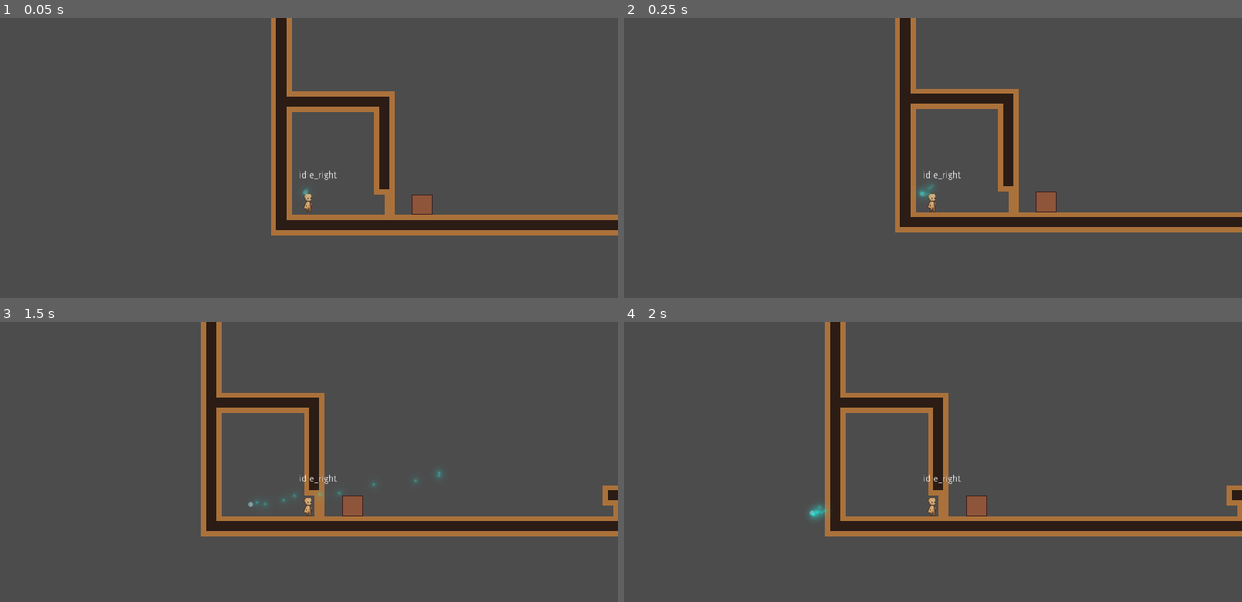
Above: before the commit, frames 1-4 (two rows, left to right).
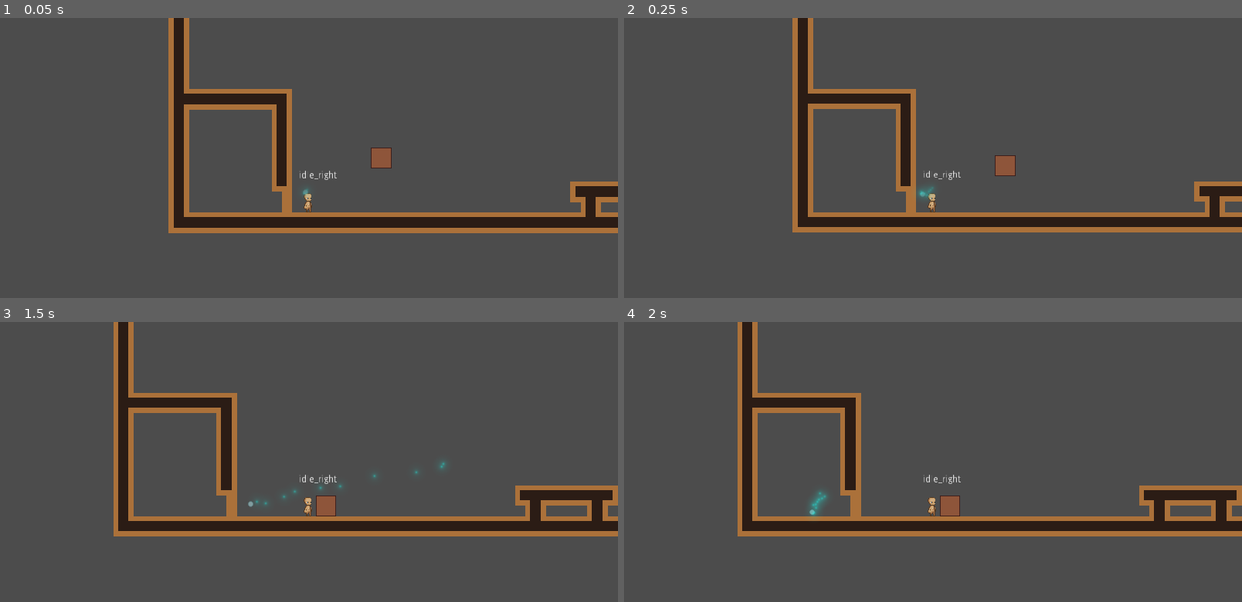
Above: after the commit, the same moments.

Repository: Sleeping-Robot-Games/tiny-human
Game: Godot game, scene res://levels/demo/home.tscn
The game is run twice, just before and just after one commit, with the same random seed, the same clock (stepped at 60 frames per second) and the same inputs.
Inputs (mouse positions are in pixels of both pictures, inside the frame that each line leads up to):
- Up to frame 1 (0.05 s): no input
- Up to frame 2 (0.25 s): no input
- Up to frame 3 (1.5 s): move the mouse to (444, 478) at 0.52 s; hold Right (move_right) 0.53-1.28 s; tap Space (jump) at 0.77 s; move the mouse to (185, 512) at 1.27 s; hold Down (move_down) from 1.28 s (still down)
- Up to frame 4 (2 s): keep holding Down (move_down); tap Space (jump) at 1.52 s

The runs differ from the first frame. In frame 1, 11% of the frame differs, in the area x 27-100%, y 0-78%; in frame 2, 9.1%; in frame 3, 11%; in frame 4, 11%.

Commit message:
Box is better at being pushed

Diff:
--- a/characters/player/player.gd
+++ b/characters/player/player.gd
@@ -49,7 +49,7 @@
 	for i in get_slide_count():
 		var collision = get_slide_collision(i)
 		if collision.collider is MovableBox: ## TODO: Maybe use groups here
-			collision.collider.apply_central_impulse(-collision.normal * 2)
+			collision.collider.apply_central_impulse(-collision.normal * push)
 
 	var was_grounded = is_grounded
 	is_grounded = _check_is_grounded()
--- a/levels/demo/home.tscn
+++ b/levels/demo/home.tscn
@@ -14,9 +14,10 @@
 tile_data = PoolIntArray( -786411, 0, 15, -786410, 0, 524299, -786409, 0, 393230, -720875, 0, 262153, -720874, 0, 32769 …(15320 unchanged characters)…
 
 [node name="Player" parent="." instance=ExtResource( 2 )]
-position = Vector2( -453, 667 )
+position = Vector2( -294, 671 )
+push = 10
 
 [node name="Wisp" parent="Player" instance=ExtResource( 3 )]
 
 [node name="Box" parent="." instance=ExtResource( 4 )]
-position = Vector2( -277, 688 )
+position = Vector2( -182, 619 )
--- a/objects/box/box.gd
+++ b/objects/box/box.gd
@@ -1,5 +1,2 @@
 extends RigidBody2D
 class_name MovableBox
-
-func _integrate_forces(state):
-	angular_velocity = 0
--- a/objects/box/box.tscn
+++ b/objects/box/box.tscn
@@ -3,14 +3,22 @@
 [ext_resource path="res://objects/box/box.png" type="Texture" id=1]
 [ext_resource path="res://objects/box/box.gd" type="Script" id=2]
 
-[sub_resource type="RectangleShape2D" id=1]
-extents = Vector2( 16, 16 )
+[sub_resource type="CircleShape2D" id=1]
+radius = 16.0085
 
 [node name="Box" type="RigidBody2D"]
+mode = 2
+gravity_scale = 5.0
+linear_damp = 2.0
 script = ExtResource( 2 )
 
 [node name="sprite" type="Sprite" parent="."]
 texture = ExtResource( 1 )
 
 [node name="CollisionShape2D" type="CollisionShape2D" parent="."]
+position = Vector2( -0.00846577, -0.0086956 )
 shape = SubResource( 1 )
+disabled = true
+
+[node name="CollisionPolygon2D" type="CollisionPolygon2D" parent="."]
+polygon = PoolVector2Array( -16, -16, 16, -16, 16, 0, 16, 10, 13, 12, 8.06321, 13.9295, 4.12949, 15.4531, -0.00462437, 16.0043, -4.13874, 15.4728, -8, 14, -13, 12, -16, 10, -16, 6, -15.9997, -0.0695379 )
